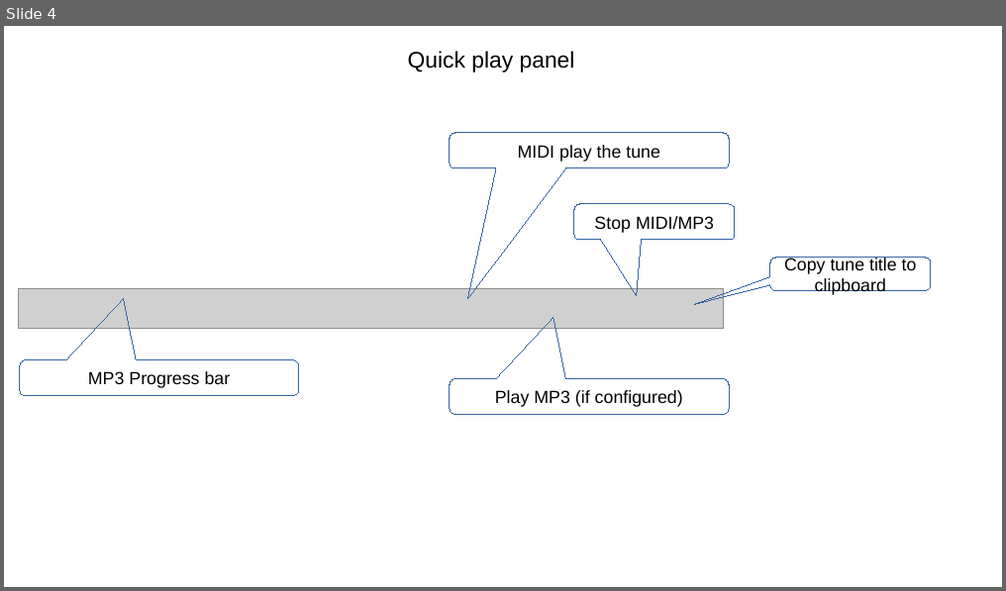
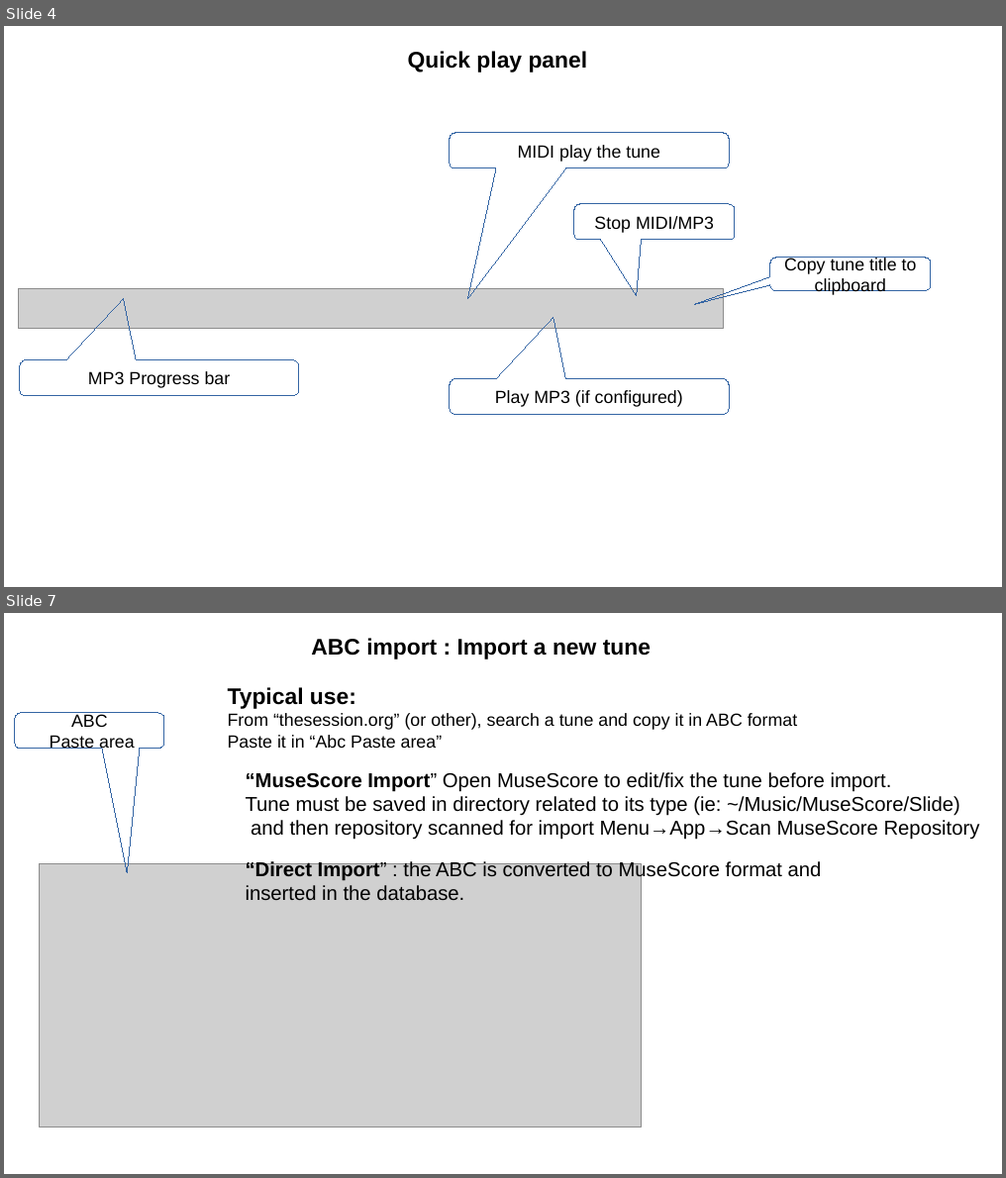
Before and after one commit to py60800/tunedb, a slide deck: doc/Manual.odp. Shown one above the other, each under a label of ours: slide 4 before the commit, slides 4 and 7 after it; the slides between them are not shown. The pictures are 1006x591 and 1006x1178 pixels, drawn with LibreOffice and Linux fonts; fonts in the diff are those of the drawing; grey boxes stand for pictures. Boxes give left, top, right and bottom in pixels: in the first picture for what was removed or moved away, otherwise in the second. Text is boxed around its words. In the diff, an @@ line names an element or a change of style, - is before the commit and + after.

```diff
--- a/doc/Manual.odp
+++ b/doc/Manual.odp
@@ slide 7 added at (4,613,1002,1174), background #FFFFFF @@
@@ text added at (311,638,650,660), 18 pt, text #000000, bold @@
+ABC import : Import a new tune
@@ text added at (228,687,797,748), 14 pt, text #000000 @@
+Typical use:
+From “thesession.org” (or other), search a tune and copy it in ABC format
+Paste it in “Abc Paste area”
@@ rounded speech box added at (15,713,164,748), outline #3465A4 0 pt, 14 pt, text #000000 @@
+ABC
+Paste area
@@ text added at (246,772,980,840), 16 pt, text #000000 @@
+“MuseScore Import” Open MuseScore to edit/fix the tune before import.
+Tune must be saved in directory related to its type (ie: ~/Music/MuseScore/Slide)
+and then repository scanned for import Menu→App→Scan MuseScore Repository
@@ picture added at (40,863,642,1128) @@
@@ text added at (246,861,822,900), 16 pt, text #000000 @@
+“Direct Import” : the ABC is converted to MuseScore format and
+inserted in the database.
@@ slide 4 changed as well @@
@@ text "Quick play panel" at (408,51,588,73): bold on @@
```
Also in this commit, not shown: 10 other slides changed, 2 slides removed, 3 other files.
